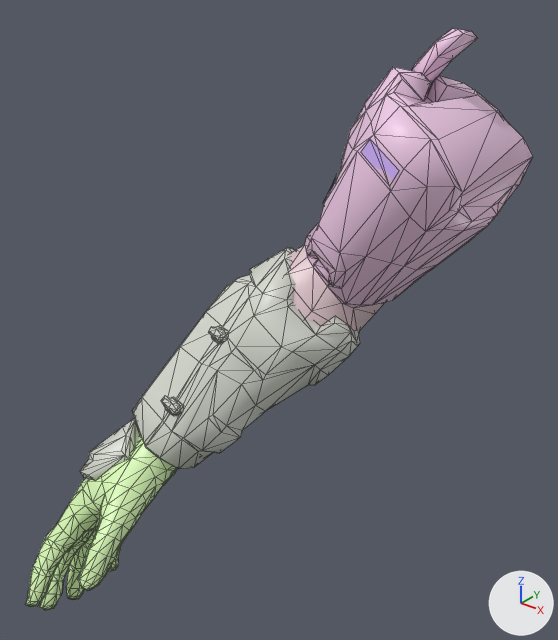
Before and after pictures for a commit that changed the FBX model models/spartans/spartanhands/Spartan_Right_Arm.fbx.
Rendered twice from a 50 mm lens placed at (2.8, -23.5, 2.6), pointed at (-13.6, -3.0, -10.1). The axes (+X, +Y, +Z) are drawn at lower right. The lights are the same throughout. Mesh edges are drawn as thin lines. Vertices at the same position are counted once.

The scene before the commit, as lines of its bpy script (objects in view):
```python
me_body_male = bpy.data.meshes.new('body_male')
me_body_male.from_pydata(...)  # 1180 vertices, 2244 faces; spans x -20.2..-7.4, y -12.3..4.6, z -22.5..0.1
# faces by material slot: [457, 59, 8, 2, 1060, 658]
me_body_male.materials.append(mat_spartan_armor)  # white #f3cdeb
me_body_male.materials.append(mat_spartan_rubber_suit)  # light grey #e1c7cd
me_body_male.materials.append(mat_unsc_decals)  # purple #d3b2fa
me_body_male.materials.append(mat_spartan_shield_display)  # blue #b1cbe2
me_body_male.materials.append(mat_spartan_fp_glove)  # green #d8f8b5
me_body_male.materials.append(mat_spartan_fp_armor)  # light grey #d6d9cf
ob_arms = bpy.data.objects.new('arms', me_body_male)
ob_arms.location = (0.0, 0.0, 0.0)
```
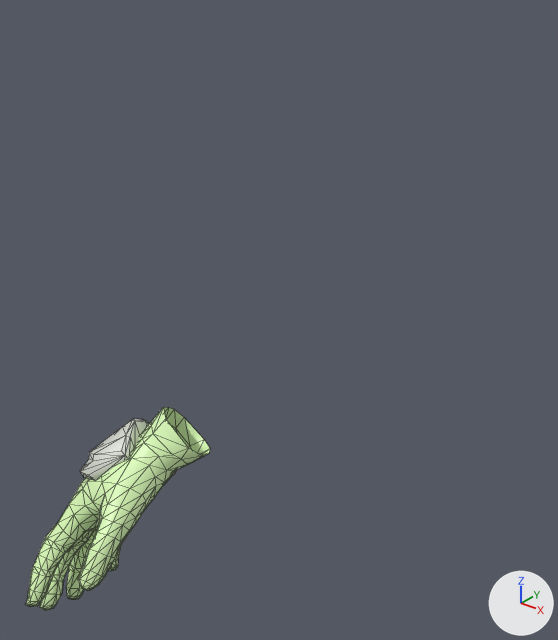
The newer file is also turned or shifted as a whole; pictures and numbers use the older file's frame.

Where the change shows, as pixel boxes (x1, y1, x2, y2) in the pictures (558 x 640 px):
'arms', reshaped (63% narrower, 65% shorter): before (25, 28, 533, 611); after (25, 407, 210, 611)
part 1 of me_body_male, deleted: before (133, 28, 533, 469)

The change, as a diff of the scene's bpy script:
```diff
--- a/models/spartans/spartanhands/Spartan_Right_Arm.fbx.py
+++ b/models/spartans/spartanhands/Spartan_Right_Arm.fbx.py
@@ me_body_male @@
 # used by ob_arms; location = (0.0, 0.0, 0.0)
-me_body_male.from_pydata(...)  # 1180 vertices, 2244 faces; spans x -20.2..-7.4, y -12.3..4.6, z -22.5..0.1
-me_body_male.materials.append(mat_spartan_armor)  # white #f3cdeb
-me_body_male.materials.append(mat_spartan_rubber_suit)  # light grey #e1c7cd
-me_body_male.materials.append(mat_unsc_decals)  # purple #d3b2fa
-me_body_male.materials.append(mat_spartan_shield_display)  # blue #b1cbe2
+me_body_male.from_pydata(...)  # 593 vertices, 1170 faces; spans x -20.2..-15.7, y -12.3..-3.9, z -22.5..-14.4
+# me_body_male part 1: 11 loose pieces with 587 vertices, spanning x -19.2..-7.4, y -7.1..4.6, z -17.2..0.1, are deleted
 me_body_male.materials.append(mat_spartan_fp_glove)
```
